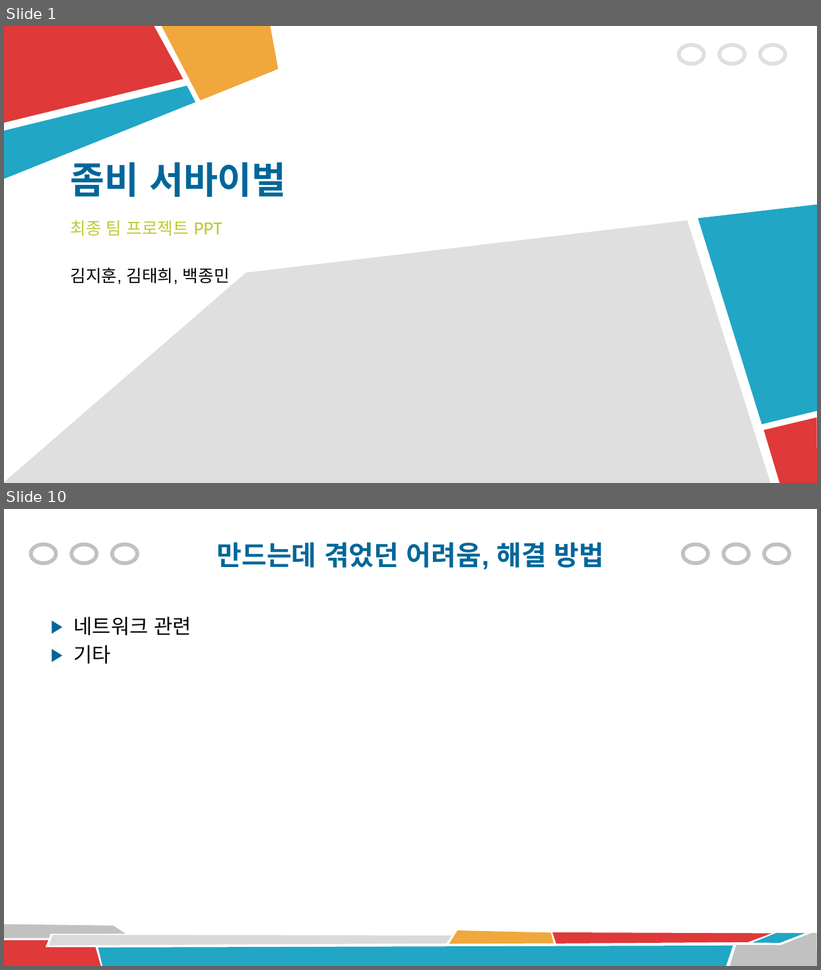
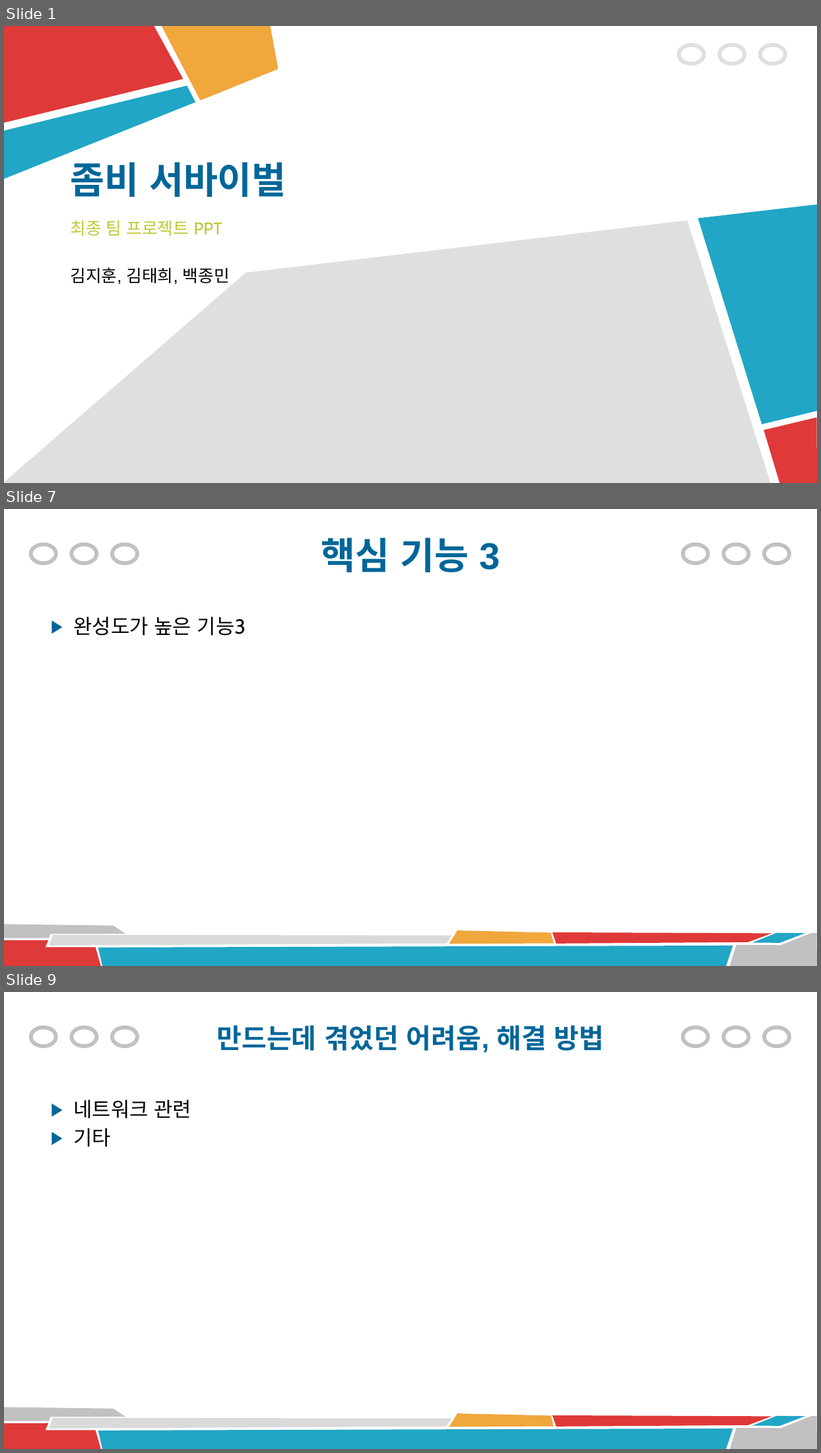
Before and after one commit to xogml01074/Final-Project, a slide deck: 최종 프로젝트(좀비 서바이벌).pptx. Shown one above the other, each under a label of ours: slides 1 and 10 before the commit, slides 1, 7 and 9 after it; the slides between them are not shown. The pictures are 821x970 and 821x1453 pixels, drawn with LibreOffice and Linux fonts; fonts in the diff are those of the drawing. Boxes give left, top, right and bottom in pixels: in the first picture for what was removed or moved away, otherwise in the second. Text is boxed around its words. In the diff, an @@ line names an element or a change of style, - is before the commit and + after.

```diff
--- a/최종 프로젝트(좀비 서바이벌).pptx
+++ b/최종 프로젝트(좀비 서바이벌).pptx
@@ slide 7 added at (4, 509, 817, 966), background #FFFFFF; not listed: 14 template elements that a slide beside it also shows @@
@@ title added at (321, 537, 500, 572), 44 pt, text #006699, bold @@
+핵심 기능 3
@@ text added at (73, 617, 246, 636), 24 pt, text #000000 @@
+▶ 완성도가 높은 기능3
@@ what was slide 10 is now slide 9 @@
```
Also in this commit, not shown: 6 slides changed, 2 slides removed, 36 other files.
